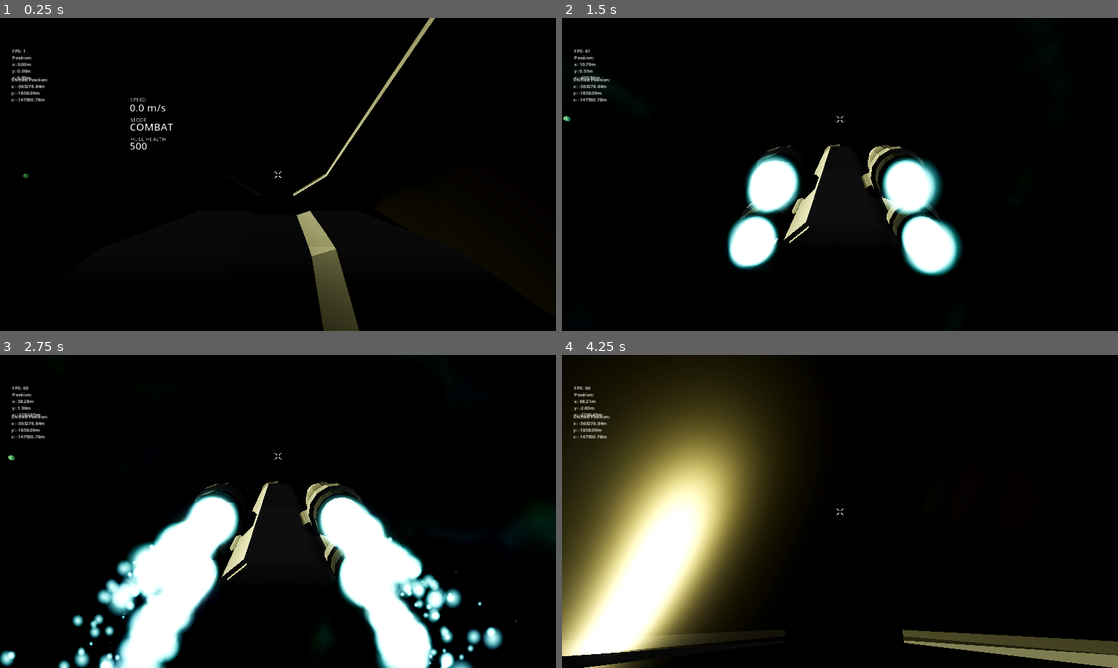
Above: before the commit, frames 1-4 (two rows, left to right).
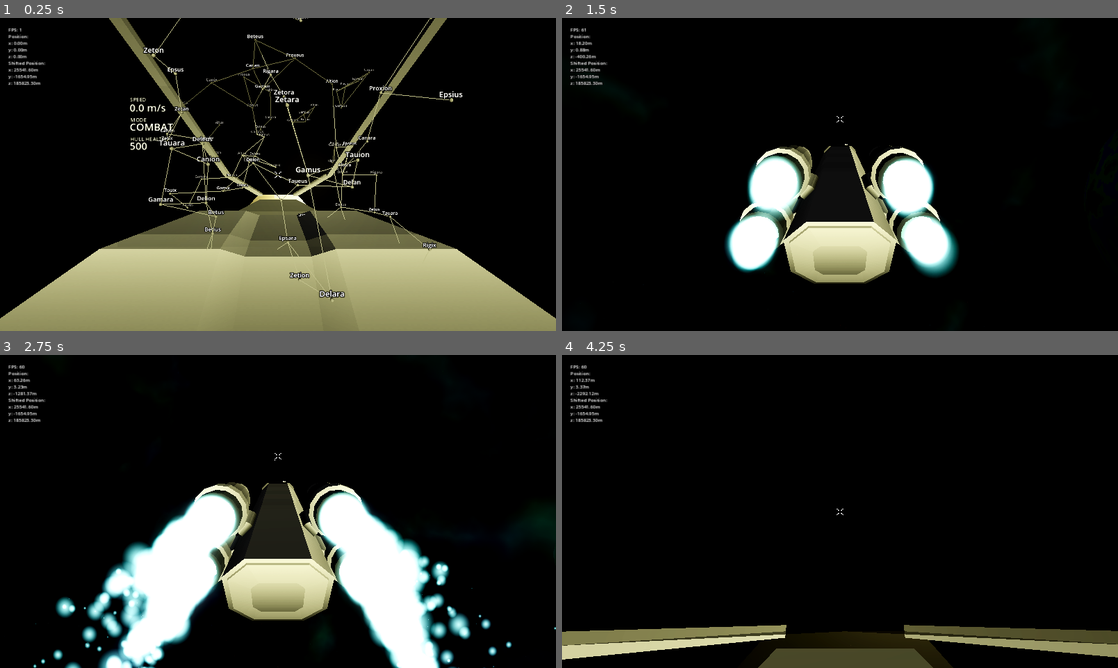
Above: after the commit, the same moments.

Repository: GuillaumeCa/gatewatchers
Game: Godot game, scene res://scenes/levels/space.tscn
Same seed, same stepped clock (60 frames per second), same inputs: the game is played once before the commit and once after it.
Inputs (mouse positions are in pixels of both pictures, inside the frame that each line leads up to):
- Up to frame 1 (0.25 s): no input
- Up to frame 2 (1.5 s): tap Enter at 0.5 s; move the mouse to (867, 174) at 0.52 s; hold Shift (boost) 0.53-1.28 s; hold W (forward) from 0.53 s (still down); move the mouse to (812, 174) at 1.27 s; tap V (change_view) at 1.35 s
- Up to frame 3 (2.75 s): keep holding W (forward); move the mouse to (289, 505) at 2.02 s; press the mouse at (289, 505) at 2.03 s
- Up to frame 4 (4.25 s): keep holding W (forward); move the mouse to (834, 517) at 2.77 s; release the mouse at (834, 517) at 2.78 s; tap T (nav_mode) at 2.85 s; move the mouse to (878, 514) at 3.52 s; tap X (switch) at 3.6 s; tap M (map, bound only after the commit) at 4.15 s

The runs differ from the first frame. In frame 1, 34% of the frame differs, in the area x 0-100%, y 0-100%; in frame 2, 9.4%; in frame 3, 15%; in frame 4, 38%, in the area x 0-100%, y 1-100%.

Commit message:
optimize system loading + create map

Diff:
--- a/project.godot
+++ b/project.godot
@@ -116,6 +116,11 @@
 "events": [Object(InputEventKey,"resource_local_to_scene":false,"resource_name":"","device":-1,"window_id":0,"alt_press …(195 unchanged characters)…
 ]
 }
+map={
+"deadzone": 0.5,
+"events": [Object(InputEventKey,"resource_local_to_scene":false,"resource_name":"","device":-1,"window_id":0,"alt_pressed":false,"shift_pressed":false,"ctrl_pressed":false,"meta_pressed":false,"pressed":false,"keycode":77,"physical_keycode":0,"key_label":0,"unicode":109,"location":0,"echo":false,"script":null)
+]
+}
 
 [physics]
 
@@ -126,6 +131,7 @@
 lights_and_shadows/directional_shadow/soft_shadow_filter_quality=3
 anti_aliasing/quality/msaa_3d=1
 anti_aliasing/quality/screen_space_aa=1
+environment/defaults/default_environment="res://starfield_env.tres"
 
 [xr]
 
--- a/scenes/levels/space.gd
+++ b/scenes/levels/space.gd
@@ -70,9 +70,9 @@
 
 
 func update_HUD():
-	$Hud/Label.text = "FPS: " + str(Performance.get_monitor(Performance.TIME_FPS)) + "\n"
-	$Hud/Label.text += "Position:\nx: %.2fm\ny: %.2fm\nz: %.2fm" % [player.global_position.x, player.global_position.y, player.global_position.z]
-	$Hud/Label2.text = "Shifted Position:\nx: %.2fm\ny: %.2fm\nz: %.2fm" % [shifted_origin.x, shifted_origin.y, shifted_origin.z]
+	$Hud/Debug.text = "FPS: " + str(Performance.get_monitor(Performance.TIME_FPS))
+	$Hud/Debug.text += "\nPosition:\nx: %.2fm\ny: %.2fm\nz: %.2fm" % [player.global_position.x, player.global_position.y, player.global_position.z]
+	$Hud/Debug.text += "\nShifted Position:\nx: %.2fm\ny: %.2fm\nz: %.2fm" % [shifted_origin.x, shifted_origin.y, shifted_origin.z]
 
 
 func _on_enemy_wave_timeout() -> void:
--- a/scenes/levels/space.tscn
+++ b/scenes/levels/space.tscn
@@ -1,18 +1,18 @@
-[gd_scene load_steps=13 format=3 uid="uid://cc1n7p87rdvxe"]
+[gd_scene load_steps=11 format=3 uid="uid://cc1n7p87rdvxe"]
 
 [ext_resource type="Script" path="res://scenes/levels/space.gd" id="1_tw8vm"]
 [ext_resource type="PackedScene" uid="uid://d32700hsoxr8b" path="res://scenes/spaceships/humans/nebula.tscn" id="1_xd8lj"]
 [ext_resource type="Environment" uid="uid://ymne4iy6o8qe" path="res://starfield_env.tres" id="2_a755b"]
 [ext_resource type="PackedScene" uid="uid://bt6ainl0tmfmv" path="res://scenes/vfx/lensflare.tscn" id="2_i61lw"]
 [ext_resource type="PackedScene" uid="uid://bvg10su81vhxe" path="res://scenes/ui/settings_panel.tscn" id="2_rvlvr"]
-[ext_resource type="PackedScene" uid="uid://drj4drjrrqhtn" path="res://scenes/spaceships/drexuls/kythrax.tscn" id="6_3b8cd"]
 [ext_resource type="Shader" path="res://scenes/props/star/star.gdshader" id="6_r70mv"]
 [ext_resource type="Material" uid="uid://ynab0ip6e1pg" path="res://scenes/props/gasclouds/gascloud_material.tres" id="8_6o4hr"]
-[ext_resource type="PackedScene" uid="uid://dbpepfkxb1b7y" path="res://scenes/props/blackhole/blackhole.tscn" id="9_lin2b"]
 [ext_resource type="PackedScene" uid="uid://w68mqe1d4u52" path="res://scenes/props/star/star.tscn" id="10_sjr25"]
 
 [sub_resource type="LabelSettings" id="LabelSettings_hnl5v"]
-line_spacing = -1.845
+line_spacing = -1.915
+outline_size = 5
+outline_color = Color(0, 0, 0, 1)
 
 [sub_resource type="ShaderMaterial" id="ShaderMaterial_rhv24"]
 resource_local_to_scene = true
@@ -40,24 +40,12 @@
 grow_vertical = 2
 mouse_filter = 1
 
-[node name="Label" type="Label" parent="Hud"]
+[node name="Debug" type="Label" parent="Hud"]
 layout_mode = 0
-offset_left = 42.0
-offset_top = 101.0
-offset_right = 163.0
-offset_bottom = 205.0
-text = "Position:
-x: 0
-y: 0
-z: 0"
-label_settings = SubResource("LabelSettings_hnl5v")
-
-[node name="Label2" type="Label" parent="Hud"]
-layout_mode = 0
-offset_left = 39.0
-offset_top = 200.0
-offset_right = 160.0
-offset_bottom = 304.0
+offset_left = 29.0
+offset_top = 28.0
+offset_right = 246.0
+offset_bottom = 322.0
 text = "Position:
 x: 0
 y: 0
@@ -91,15 +79,6 @@
 [node name="Nebula" parent="." groups=["space_objects"] instance=ExtResource("1_xd8lj")]
 transform = Transform3D(1, 0, 0, 0, 1, 0, 0, 0, 1, -4.02785, 0, -1.65586)
 
-[node name="Kythrax" parent="." instance=ExtResource("6_3b8cd")]
-transform = Transform3D(-0.934832, 0, -0.355091, 0, 1, 0, 0.355091, 0, -0.934832, -131.152, 27.4722, -324.152)
-
-[node name="Kythrax2" parent="." instance=ExtResource("6_3b8cd")]
-transform = Transform3D(-0.934832, 0, -0.355091, 0, 1, 0, 0.355091, 0, -0.934832, -185.219, 27.4722, -303.615)
-
-[node name="Kythrax3" parent="." instance=ExtResource("6_3b8cd")]
-transform = Transform3D(-0.934832, 0, -0.355091, 0, 1, 0, 0.355091, 0, -0.934832, -154.425, 56.1736, -315.312)
-
 [node name="FogVolume" type="FogVolume" parent="." groups=["space_objects"]]
 transform = Transform3D(0.999984, -0.00567229, 0, 0.00567229, 0.999984, 0, 0, 0, 1, 0, 0, -81.0421)
 visible = false
@@ -131,11 +110,8 @@
 omni_range = 149.826
 omni_attenuation = 0.318
 
-[node name="Blackhole" parent="." groups=["space_objects"] instance=ExtResource("9_lin2b")]
-transform = Transform3D(1, 0, 0, 0, 1, 0, 0, 0, 1, -5040.97, -725.145, 1295.48)
-
 [node name="EnemyWave" type="Timer" parent="."]
-wait_time = 10.0
+wait_time = 60.0
 autostart = true
 
 [connection signal="timeout" from="EnemyWave" to="." method="_on_enemy_wave_timeout"]
--- a/scenes/planets/octahedron_mesh.gd
+++ b/scenes/planets/octahedron_mesh.gd
@@ -3,39 +3,47 @@
 
 @export_range(0, 8) var subdivisions : int = 2:
 	set(value):
-		if not value == subdivisions:
-			subdivisions = value
-			call_deferred("update_mesh")
+		subdivisions = value
+		if not value == subdivisions and Engine.is_editor_hint():
+			update_async()
 
 @export var radius := 1.0 :
 	set(value):
-		if not radius ==  value:
-			radius = value
-			call_deferred("update_mesh")
+		radius = value
+		if not radius ==  value and Engine.is_editor_hint():
+			update_async()
+
 
 @export var width := 0.0 :
 	set(value):
-		if not width ==  value:
-			width = value
-			call_deferred("update_mesh")
+		width = value
+		if not width ==  value and Engine.is_editor_hint():
+			update_async()
 
 @export var height := 0.0 :
 	set(value):
-		if not height ==  value:
-			height = value
-			call_deferred("update_mesh")
+		height = value
+		if not height ==  value and Engine.is_editor_hint():
+			update_async()
 
 @export var depth := 0.0 :
 	set(value):
-		if not depth ==  value:
-			depth = value
-			call_deferred("update_mesh")
+		depth = value
+		if not depth ==  value and Engine.is_editor_hint():
+			update_async()
 
 func _init():
-	if self.get_surface_count() == 0:
-		call_deferred("update_mesh")
+	pass
+	#if self.get_surface_count() == 0:
+		#call_deferred("update_mesh")
+
+var thread = Thread.new()
+
+func update_async():
+	thread.start(update_mesh, Thread.PRIORITY_HIGH)
 
 func update_mesh():
+	print("Update OctasphereMesh")
 	var ans = octasphere(subdivisions, radius, 0, 0, 0)
 	var normals: PackedVector3Array = ans[0]
 	ans = octasphere(subdivisions, radius, width, height, depth)
@@ -54,8 +62,9 @@
 	arrays[ArrayMesh.ARRAY_COLOR] = colors
 	## Create the Mesh.
 	clear_surfaces()
-	self.add_surface_from_arrays(Mesh.PRIMITIVE_TRIANGLES, arrays)
-	emit_changed()
+	call_deferred("add_surface_from_arrays", Mesh.PRIMITIVE_TRIANGLES, arrays)
+	#self.add_surface_from_arrays(Mesh.PRIMITIVE_TRIANGLES, arrays)
+	call_deferred("emit_changed")
 
 func octasphere(ndivisions: int, radius: float, width=0, height=0, depth=0) -> Array:
 	var r2 = 2 * radius
--- a/scenes/planets/planet.gd
+++ b/scenes/planets/planet.gd
@@ -45,6 +45,7 @@
 
 
 		$Surface.mesh.radius = radius
+		$Surface.mesh.update_async()
 		$Atmosphere.mesh.radius = radius * 1.4
 		$Atmosphere.mesh.height = radius * 1.4 * 2
 
--- a/scenes/planets/planet.tscn
+++ b/scenes/planets/planet.tscn
@@ -99,9 +99,9 @@
 rings = 8
 
 [node name="Planet" type="Node3D" groups=["planet", "space_objects", "warp"]]
-transform = Transform3D(0.994357, 0, -0.106081, 0, 1, 0, 0.106081, 0, 0.994357, 0, 0, 0)
+transform = Transform3D(-0.768448, 0, 0.639911, 0, 1, 0, -0.639911, 0, -0.768448, 0, 0, 0)
 script = ExtResource("1_uabpo")
-archetype = SubResource("Resource_bhpxx")
+archetype = SubResource("Resource_cg1sx")
 
 [node name="Surface" type="MeshInstance3D" parent="."]
 transform = Transform3D(1.077, 0, 0, 0, 1.077, 0, 0, 0, 1.077, 0, 0, 0)
@@ -110,6 +110,6 @@
 mesh = ExtResource("5_7pdp0")
 
 [node name="Atmosphere" type="MeshInstance3D" parent="."]
-transform = Transform3D(0.994347, 0, 0.106168, 0, 1, 0, -0.106168, 0, 0.994347, 0, 0, 0)
+transform = Transform3D(-0.768391, 0, -0.639978, 0, 1, 0, 0.639978, 0, -0.768391, 0, 0, 0)
 material_override = SubResource("ShaderMaterial_7u3nm")
 mesh = SubResource("SphereMesh_h816c")
--- a/scenes/space_manager.gd
+++ b/scenes/space_manager.gd
@@ -13,7 +13,8 @@
 	generate_systems()
 	generate_connections()
 
-	var system_key = systems.keys().pick_random()
+	var system_key = BASE_SEED + 94
+	prints("init", system_key)
 	load_system(system_key)
 
 	print(systems)
@@ -48,6 +49,7 @@
 	return pos.slice(0, max)
 
 func generate_systems():
+	var system_names = generate_star_names()
 	for i in SYSTEM_COUNT:
 		var key = BASE_SEED + i
 		systems[key] = {
@@ -56,7 +58,7 @@
 				randf_range(-100, 100),
 				randf_range(-100, 100)
 			),
-			"name": generate_star_name(),
+			"name": system_names[i],
 			"gates": {}
 		}
 
@@ -64,17 +66,27 @@
 var star_prefixes = ["Alt", "Bet", "Can", "Del", "Eps", "Gam", "Zet", "Tau", "Rig", "Prox"]
 var star_suffixes = ["ara", "ion", "ius", "ara", "ora", "eus", "ix", "an", "on", "us"]
 
+func generate_star_names():
+	var names = []
+	star_prefixes.shuffle()
+	star_suffixes.shuffle()
+
+	for pref in star_prefixes:
+		for suf in star_suffixes:
+			names.append(pref + suf)
+
+	return names
+
 func generate_star_name():
 	var prefix = star_prefixes.pick_random()
 	var suffix = star_suffixes.pick_random()
 	return prefix + suffix
 
 func load_system(key = 0):
-	if !current_system:
-		var system = STAR_SYSTEM.instantiate()
-		system.system_seed = key
-		current_system = system
-		add_child(system)
-	else:
-		current_system.system_seed = key
-		current_system.generate()
+	if current_system:
+		current_system.queue_free()
+
+	var system = STAR_SYSTEM.instantiate()
+	system.system_seed = key
+	current_system = system
+	add_child(system)
--- a/scenes/spaceships/Spaceship.gd
+++ b/scenes/spaceships/Spaceship.gd
@@ -24,7 +24,7 @@
 @onready var spaceship_hud = $HudMesh/HudViewPort/SpaceshipHud
 @onready var radar = $Radar
 
-const SENSITIVITY_MOUSE = 0.05
+const SENSITIVITY_MOUSE = 0.1
 
 var mode = Mode.COMBAT
 
@@ -94,6 +94,8 @@
 		elif !$PilotPosition/Player.camera_3d.current:
 			$PilotPosition/Player.switch_cam()
 
+	if Input.is_action_just_pressed("map"):
+		$MapProjector.visible = !$MapProjector.visible
 
 	var dir = Vector3.ZERO
 
@@ -149,12 +151,12 @@
 
 	if mode == Mode.TRAVEL:
 
-		if current_target:
+		if current_target and is_instance_valid(current_target):
 			var dist = global_position.distance_to(current_target.global_position)
 			# if ship has not yet reached the target + 5000m, continue to go towards it
 			if dist > current_target.get_warp_distance():
 				var dir_target = global_position.direction_to(current_target.global_position)
-				linear_velocity = lerp(linear_velocity, dir_target * clamp(dist * 0.1, 0, 40000), 0.01)
+				linear_velocity = lerp(linear_velocity, dir_target * clamp(dist * 0.1, 0, 40000), 0.008)
 				angular_velocity = Vector3.ZERO
 				active = false
 
--- a/scenes/spaceships/humans/nebula.tscn
+++ b/scenes/spaceships/humans/nebula.tscn
@@ -11,6 +11,7 @@
 [ext_resource type="PackedScene" uid="uid://c0s1k0g71mkdu" path="res://scenes/spaceships/weapons/laser_weapon.tscn" id="8_63itb"]
 [ext_resource type="Texture2D" uid="uid://dwfnosak3dnkv" path="res://assets/textures/crosshair026.png" id="8_guc0y"]
 [ext_resource type="PackedScene" uid="uid://brtfcqtwjbgnp" path="res://scenes/spaceships/spaceship_hud.tscn" id="9_tghbs"]
+[ext_resource type="PackedScene" uid="uid://db13ggy5oqcrk" path="res://scenes/ui/map_projector.tscn" id="12_p38vp"]
 [ext_resource type="Texture2D" uid="uid://c76xxrr3w4rb5" path="res://assets/textures/crosshair048.png" id="12_yiw4s"]
 [ext_resource type="Shader" path="res://scenes/vfx/warping.gdshader" id="13_l7jpe"]
 
@@ -158,7 +159,7 @@
 
 [node name="Nebula" type="RigidBody3D" groups=["human", "ship"]]
 freeze_mode = 1
-angular_damp = 1.145
+angular_damp = 2.0
 script = ExtResource("1_2eoki")
 speed = 3000
 hull_health = 500
@@ -326,6 +327,9 @@
 [node name="LaserWeapon" parent="Weapons" instance=ExtResource("8_63itb")]
 transform = Transform3D(1, 0, 0, 0, 1, 0, 0, 0, 1, 0, -1.74314, -4.19711)
 
+[node name="MapProjector" parent="." instance=ExtResource("12_p38vp")]
+transform = Transform3D(1, 0, 0, 0, 1, 0, 0, 0, 1, 0, 0.45, -5.273)
+
 [node name="HudMesh" type="MeshInstance3D" parent="."]
 transform = Transform3D(1, 0, 0, 0, 1, 0, 0, 0, 1, 0, 0.362205, -3.91063)
 mesh = SubResource("QuadMesh_sf07a")
--- a/scenes/systems/star_system.gd
+++ b/scenes/systems/star_system.gd
@@ -17,9 +17,6 @@
 	$Star/OmniLight3D.light_color = star_color
 	$Star.material_override.set_shader_parameter("sun_color", star_color)
 	$Star.position = Vector3.ZERO
-
-	for obj in $Objects.get_children():
-		obj.queue_free()
 
 	generate_env(star_color)
 	generate_planets()
--- /dev/null
+++ b/scenes/ui/map_projector.gd
@@ -0,0 +1,51 @@
+extends Node3D
+
+enum Mode {
+	GALAXY,
+	SYSTEM
+}
+
+var mode = Mode.GALAXY
+
+@export var system_mesh: Mesh
+
+func _ready() -> void:
+	generate_map.call_deferred()
+
+func generate_map():
+	print("gen ui")
+
+	var links = ImmediateMesh.new()
+
+	var lines = {}
+
+	for key in SpaceManager.systems:
+		var system = SpaceManager.systems[key]
+		var system_pos: Vector3 = system["pos"] / 100
+		var gates = system["gates"].keys()
+		var meshinst = MeshInstance3D.new()
+		meshinst.mesh = system_mesh
+		meshinst.position = system_pos
+		add_child(meshinst)
+
+		var label = Label3D.new()
+		label.position = Vector3.UP * 0.03
+		label.text = system["name"]
+		label.pixel_size = 0.0012
+		meshinst.add_child(label)
+
+		for gate in gates:
+			if not Vector2i(gate,key) in lines:
+				links.surface_begin(Mesh.PRIMITIVE_LINES)
+				links.surface_add_vertex(system_pos)
+				var target_pos = SpaceManager.systems[gate]["pos"] / 100
+				links.surface_add_vertex(target_pos)
+				links.surface_end()
+				lines[Vector2i(key, gate)] = null
+
+
+	var links_mesh = MeshInstance3D.new()
+	links_mesh.mesh = links
+	add_child(links_mesh)
+func _process(delta: float) -> void:
+	pass
--- /dev/null
+++ b/scenes/ui/map_projector.tscn
@@ -0,0 +1,13 @@
+[gd_scene load_steps=3 format=3 uid="uid://db13ggy5oqcrk"]
+
+[ext_resource type="Script" path="res://scenes/ui/map_projector.gd" id="1_v5ikp"]
+
+[sub_resource type="SphereMesh" id="SphereMesh_5obxj"]
+radius = 0.01
+height = 0.02
+radial_segments = 16
+rings = 8
+
+[node name="MapProjector" type="Node3D"]
+script = ExtResource("1_v5ikp")
+system_mesh = SubResource("SphereMesh_5obxj")
Not shown: 2 places in scenes/planets/planet.tscn that only renumber resources
Not shown: 1 places in scenes/spaceships/humans/nebula.tscn that only renumber resources
